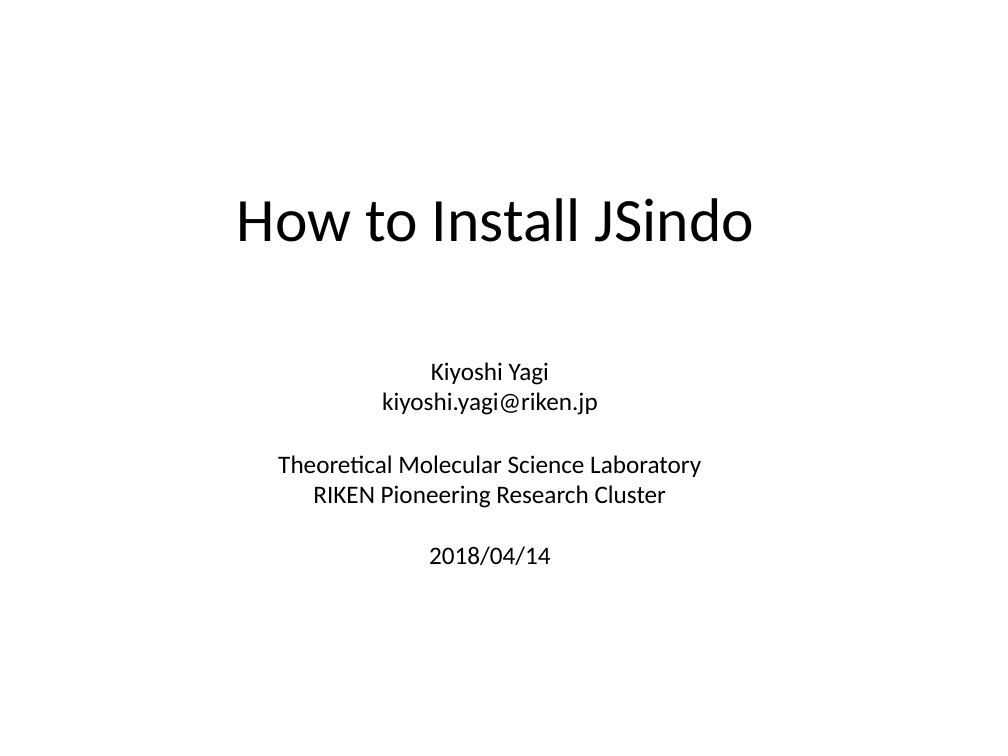
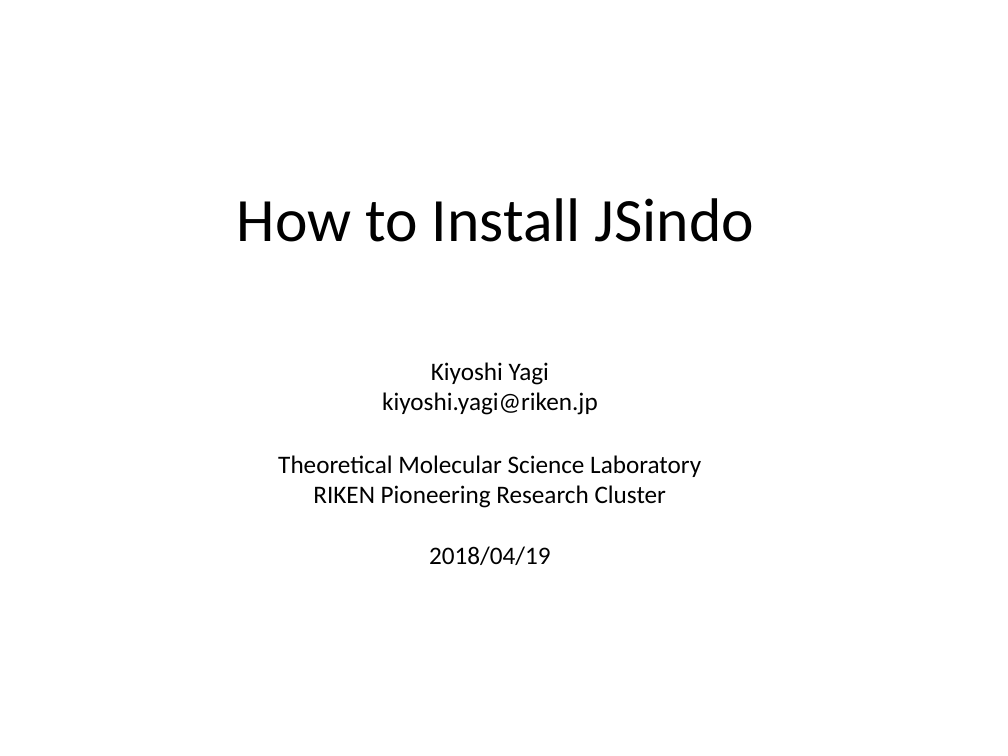
Before and after one commit to yagikiyoshi/sindo, a slide deck: slide 1 of doc/JSindo/install.pptx. Drawn at 1008x756 pixels with LibreOffice and Linux fonts; fonts in the diff are those of the drawing. Boxes give left, top, right and bottom in pixels: in the first picture for what was removed or moved away, otherwise in the second. Text is boxed around its words. In the diff, an @@ line names an element or a change of style, - is before the commit and + after.

```diff
--- a/doc/JSindo/install.pptx
+++ b/doc/JSindo/install.pptx
@@ text at [429,546,550,565]: text changed @@
-2018/04/14
+2018/04/19
```
Also in this commit, not shown: 1 slide added, 4 other files.
